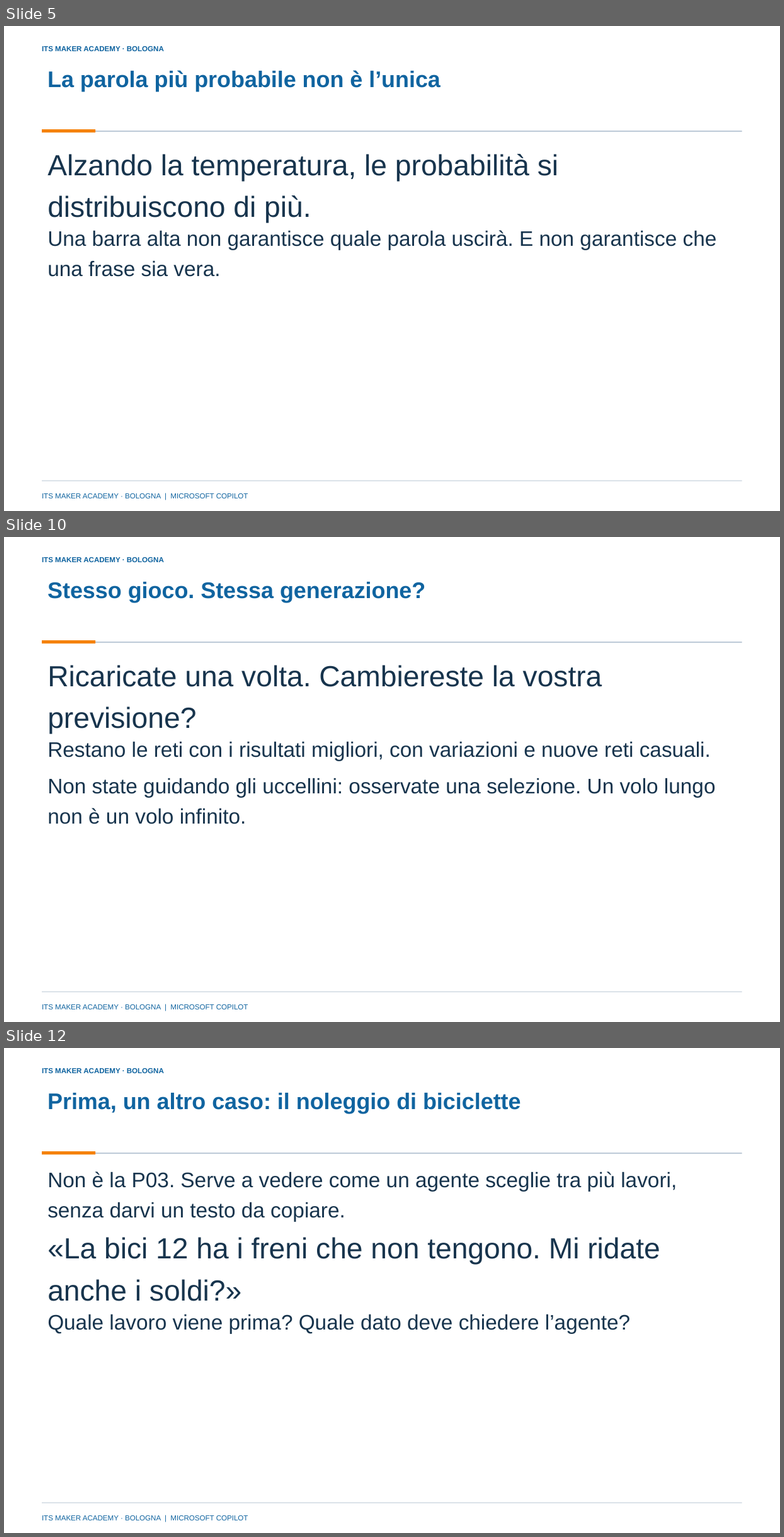
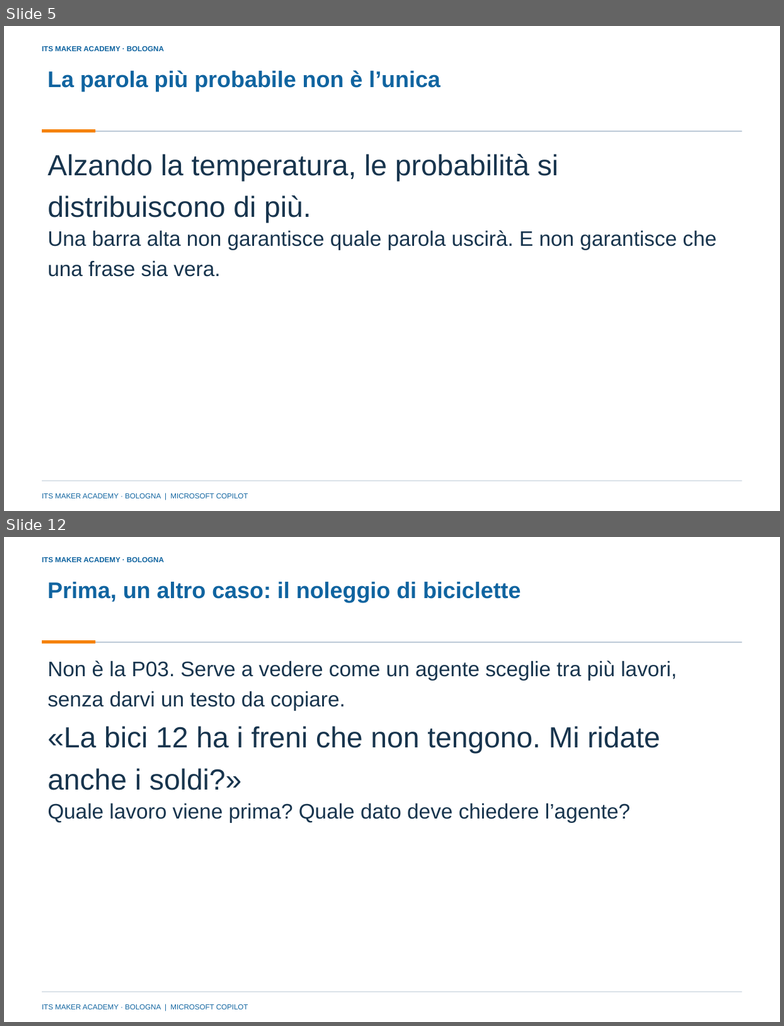
Before and after one commit to franzo9393/ITSCorso_UnslothStudio-Git, a slide deck: lezione 4 - reti neurali e agenti con orchestrazione/Lezione4_Reti_neurali_e_agenti_con_orchestrazione_ITS_MAKER.pptx. Shown one above the other, each under a label of ours: slides 5, 10 and 12 before the commit, slides 5 and 12 after it; the slides between them are not shown. The pictures are 784x1537 and 784x1026 pixels, drawn with LibreOffice and Linux fonts; fonts in the diff are those of the drawing; background and template pictures are left out. Boxes give left, top, right and bottom in pixels: in the first picture for what was removed or moved away, otherwise in the second. Text is boxed around its words. In the diff, an @@ line names an element or a change of style, - is before the commit and + after.

```diff
--- a/lezione 4 - reti neurali e agenti con orchestrazione/Lezione4_Reti_neurali_e_agenti_con_orchestrazione_ITS_MAKER.pptx
+++ b/lezione 4 - reti neurali e agenti con orchestrazione/Lezione4_Reti_neurali_e_agenti_con_orchestrazione_ITS_MAKER.pptx
@@ slide 10 removed at <box>4,537,780,1022</box>, background picture (left out); not listed: 5 template elements that a slide beside it also shows @@
@@ title removed at <box>47,582,425,603</box> @@
-Stesso gioco. Stessa generazione?
@@ text removed at <box>47,665,602,734</box> @@
-Ricaricate una volta. Cambiereste la vostra previsione?
@@ text removed at <box>47,741,711,761</box> @@
-Restano le reti con i risultati migliori, con variazioni e nuove reti casuali.
@@ text removed at <box>47,778,716,824</box> @@
-Non state guidando gli uccellini: osservate una selezione. Un volo lungo non è un volo infinito.
```
Also in this commit, not shown: 2 slides changed, 4 slides added, 3 other slides removed, 10 other files.
